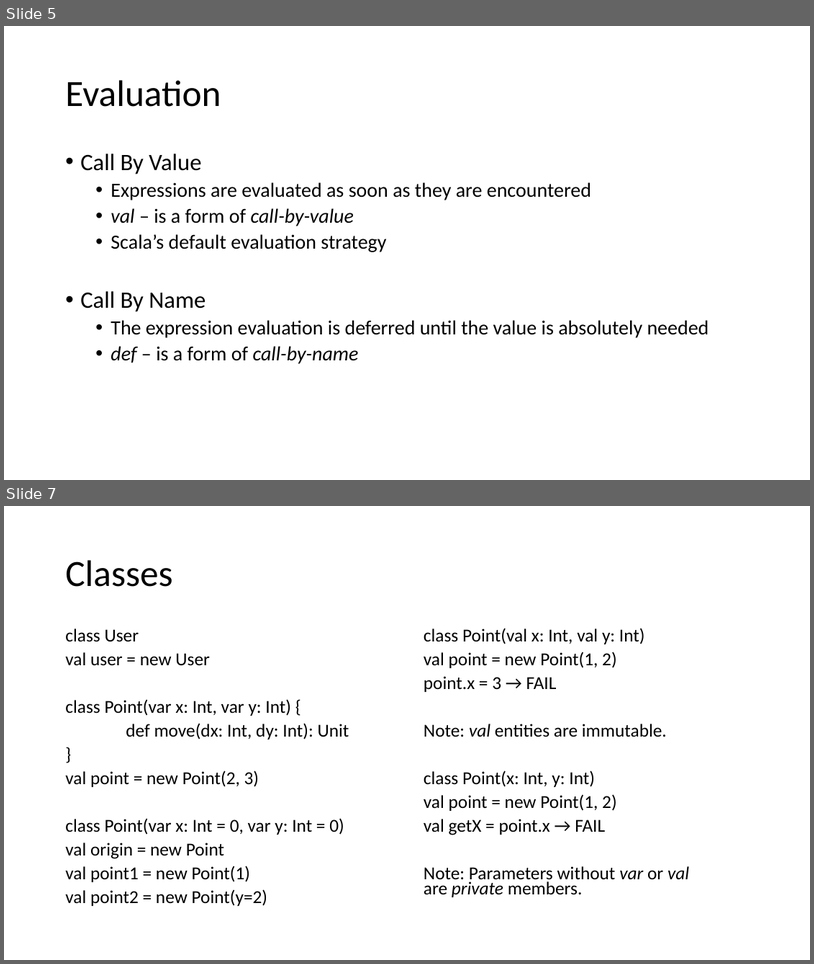
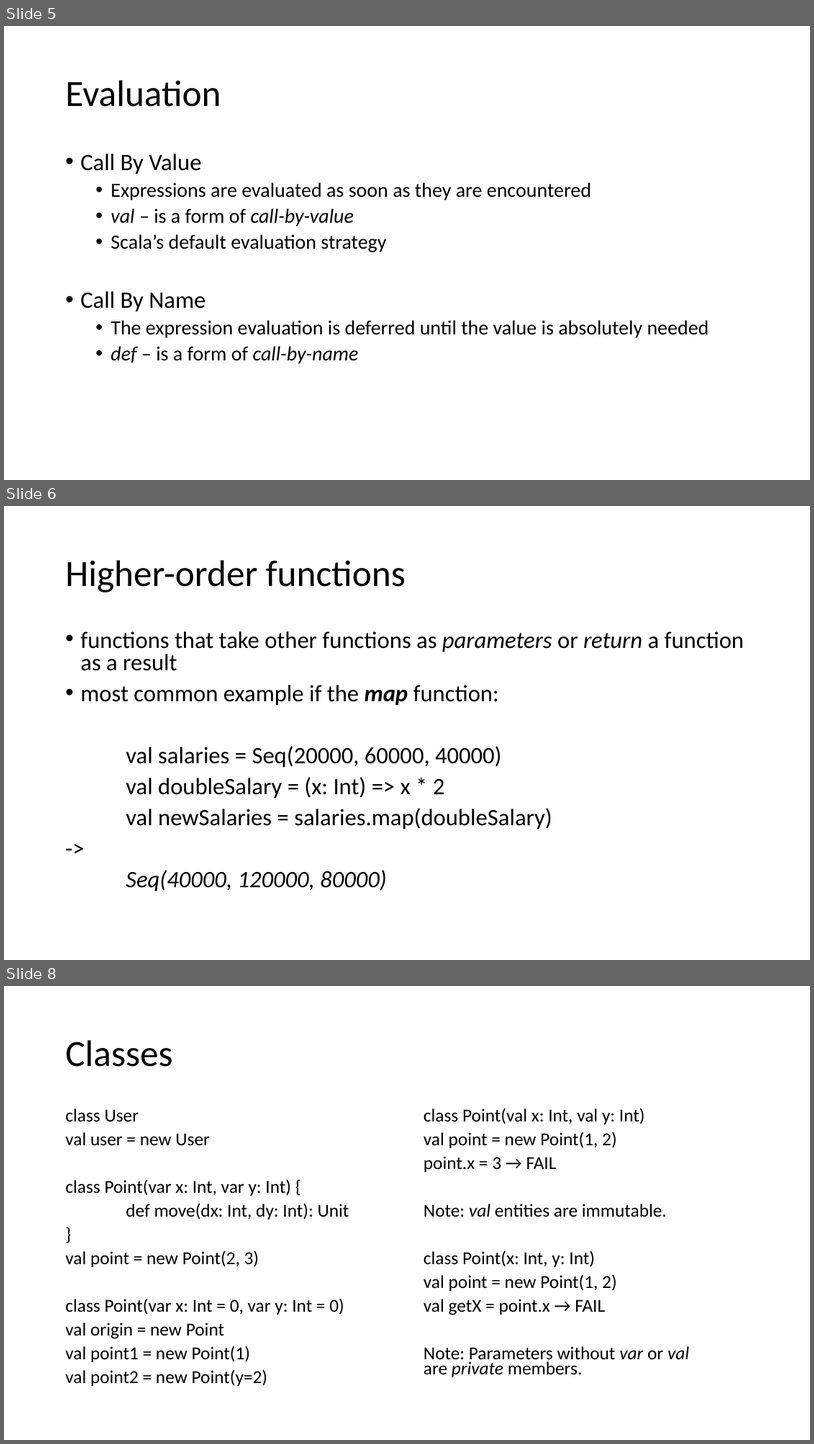
Before and after one commit to florin1288/intro-to-scala, a slide deck: IntroScala.pptx. Shown one above the other, each under a label of ours: slides 5 and 7 before the commit, slides 5, 6 and 8 after it; the slides between them are not shown. The pictures are 814x964 and 814x1444 pixels, drawn with LibreOffice and Linux fonts; fonts in the diff are those of the drawing. Boxes give left, top, right and bottom in pixels: in the first picture for what was removed or moved away, otherwise in the second. Text is boxed around its words. In the diff, an @@ line names an element or a change of style, - is before the commit and + after.

```diff
--- a/IntroScala.pptx
+++ b/IntroScala.pptx
@@ slide 6 added at [4,506,810,960], background #FFFFFF @@
@@ title added at [65,560,406,592], 44 pt, text #000000 @@
+Higher-order functions
@@ text added at [80,631,745,891], 28 pt, text #000000 @@
+• functions that take other functions as parameters or return a function as a result
+• most common example if the map function:
+val salaries = Seq(20000, 60000, 40000)
+val doubleSalary = (x: Int) => x * 2
+val newSalaries = salaries.map(doubleSalary)
+->
+Seq(40000, 120000, 80000)
@@ what was slide 7 is now slide 8 @@
```
Also in this commit, not shown: 1 slide changed, 9 other files.
